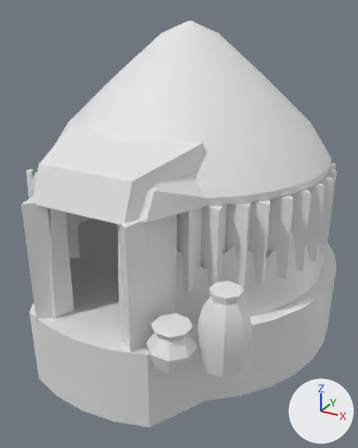
Renders of the COLLADA model art/meshes/structural/damara/house_04.dae from each side of a commit.
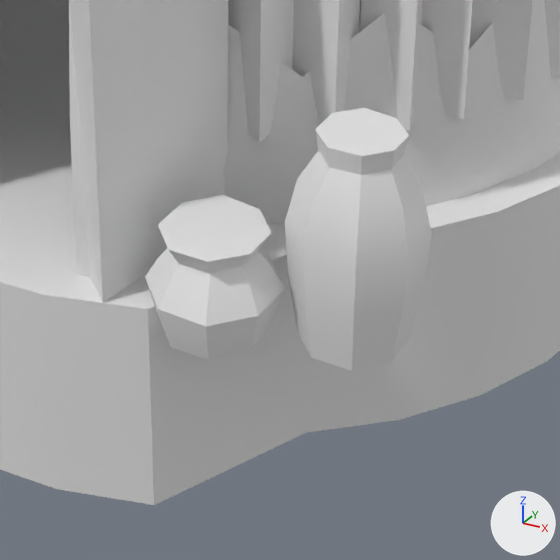
Each version appears first whole from a 50 mm lens placed at (7.78, -14.1, 8.19), pointed at (0.41, -0.7, 1.49), and next in a close-up on the part from 26% to 84% of the width and 54% to 100% of the height. Every picture has the same lights, and +X, +Y and +Z are marked at lower right. The first two pictures are the older version.

In view in the first close-up: 'house_04'.
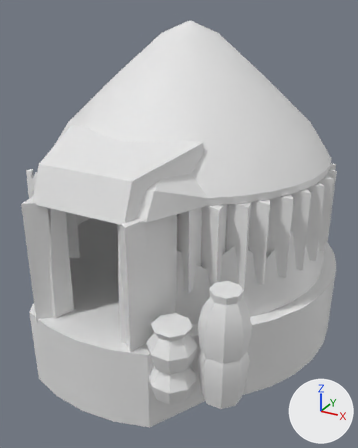
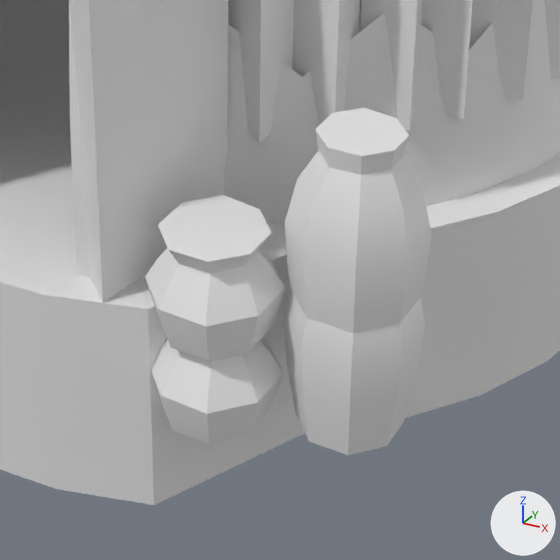
The newer file is also turned or shifted as a whole; pictures and numbers use the older file's frame.

Changed parts and their boxes (x1, y1, x2, y2) in the close-ups (560 x 560 px):
part 1 of me_cilindro_082, added
    after: (283, 289, 425, 455)
part 2 of me_cilindro_082, added
    after: (151, 335, 284, 444)

What the commit changed:
me_cilindro_082 is used by ob_house_04; location (0.0, 0.0, 0.0).
me_cilindro_082 had 987 vertices, 1446 faces and spanned x -5.61..5.44, y -6.06..5.44, z -2.19..7.79.
me_cilindro_082 now has 1085 vertices, 1622 faces and spans x -5.61..5.44, y -6.06..5.44, z -2.19..7.79.
me_cilindro_082 part 1: the loose piece of 49 vertices spanning x 3.34..4.55, y -5.42..-4.2, z 0.0..2.16 is copied, and the copy is moved by (0.0, 0.0, -0.98); it spans x 3.34..4.55, y -5.42..-4.2, z -0.99..1.17.
me_cilindro_082 part 2: the loose piece of 49 vertices spanning x 2.15..3.36, y -5.9..-4.69, z -0.02..1.06 is copied, and the copy is moved by (0.0, 0.0, -0.98); it spans x 2.15..3.36, y -5.9..-4.69, z -1.0..0.08.
